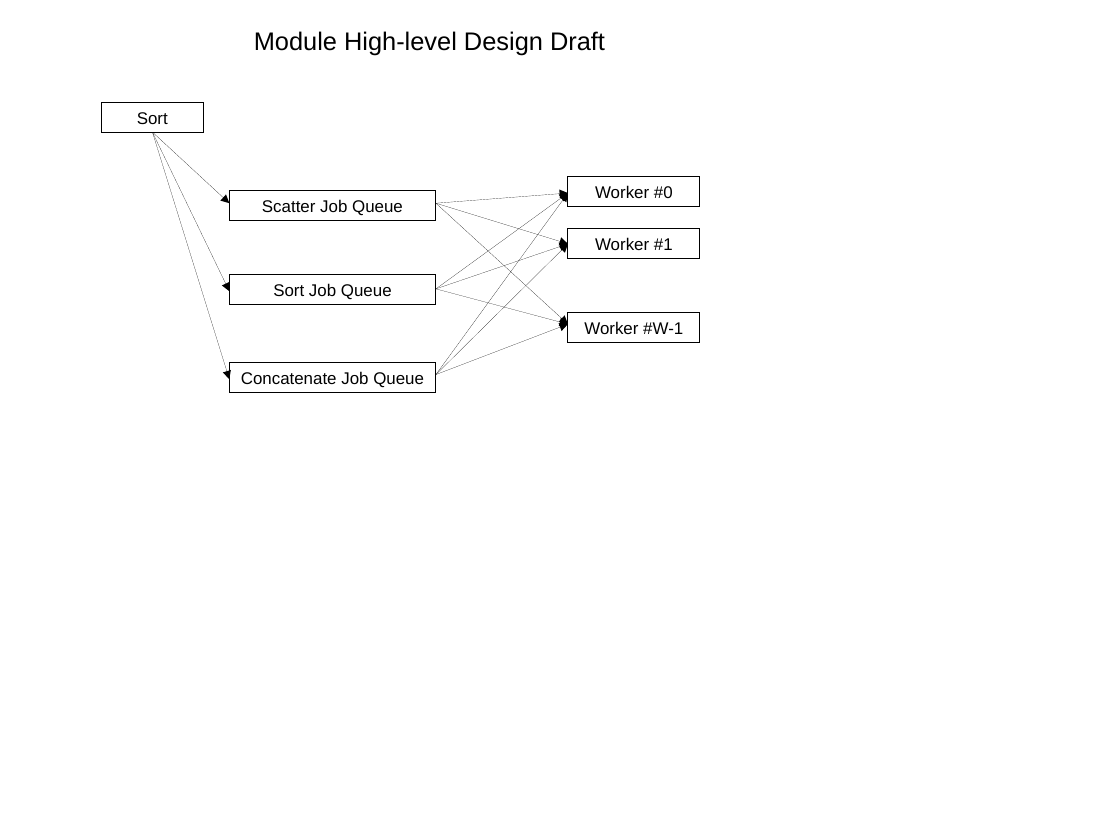
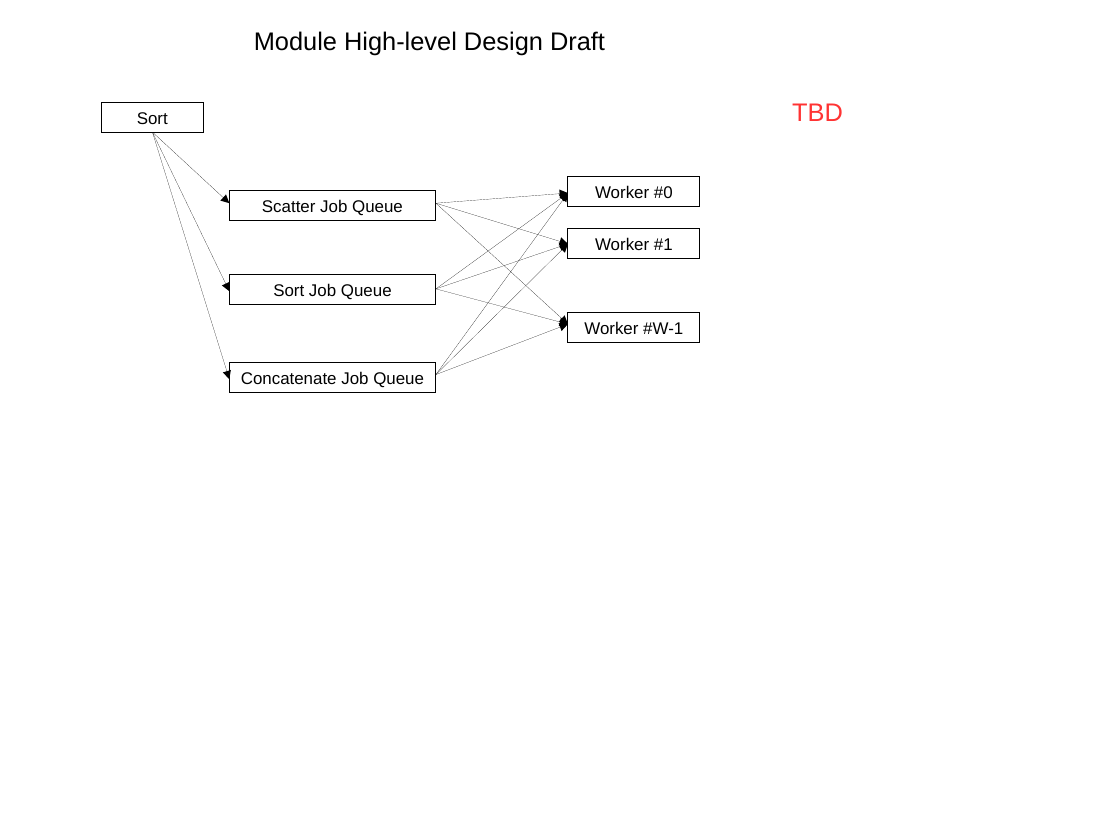
Before and after one commit to shulgaalexey/sort_in_file, a slide deck: slide 4 of doc/draft.odp (slide 3 before the commit). Drawn at 1120x840 pixels with LibreOffice and Linux fonts; fonts in the diff are those of the drawing. Boxes give left, top, right and bottom in pixels: in the first picture for what was removed or moved away, otherwise in the second. Text is boxed around its words. In the diff, an @@ line names an element or a change of style, - is before the commit and + after.

```diff
--- a/doc/draft.odp
+++ b/doc/draft.odp
@@ text added at bbox=[792, 103, 843, 121], 18 pt, text #FF3333 @@
+TBD
```
Also in this commit, not shown: 1 other slide changed, 2 slides added, 1 slide removed, 6 other files.
